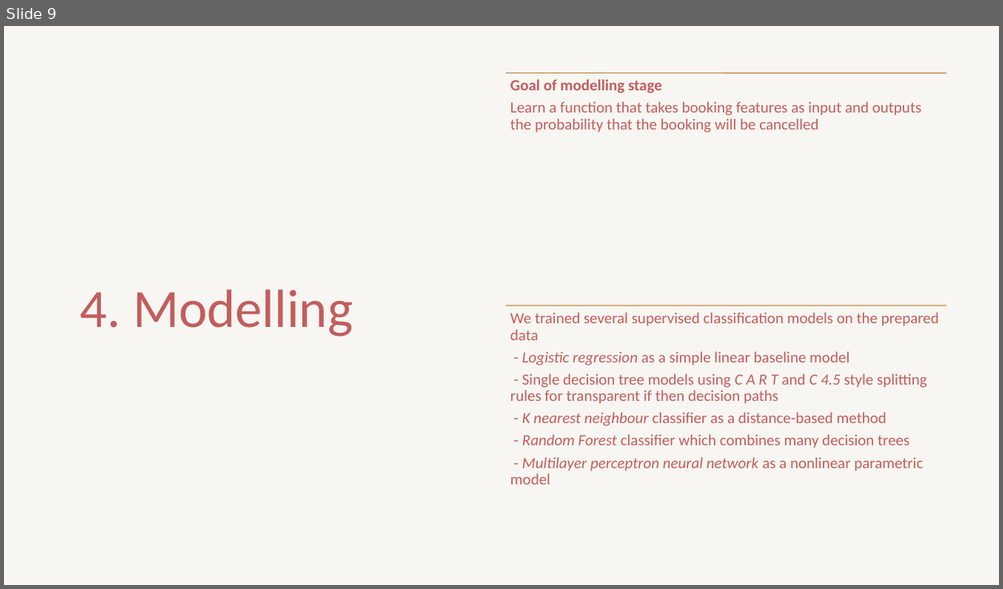
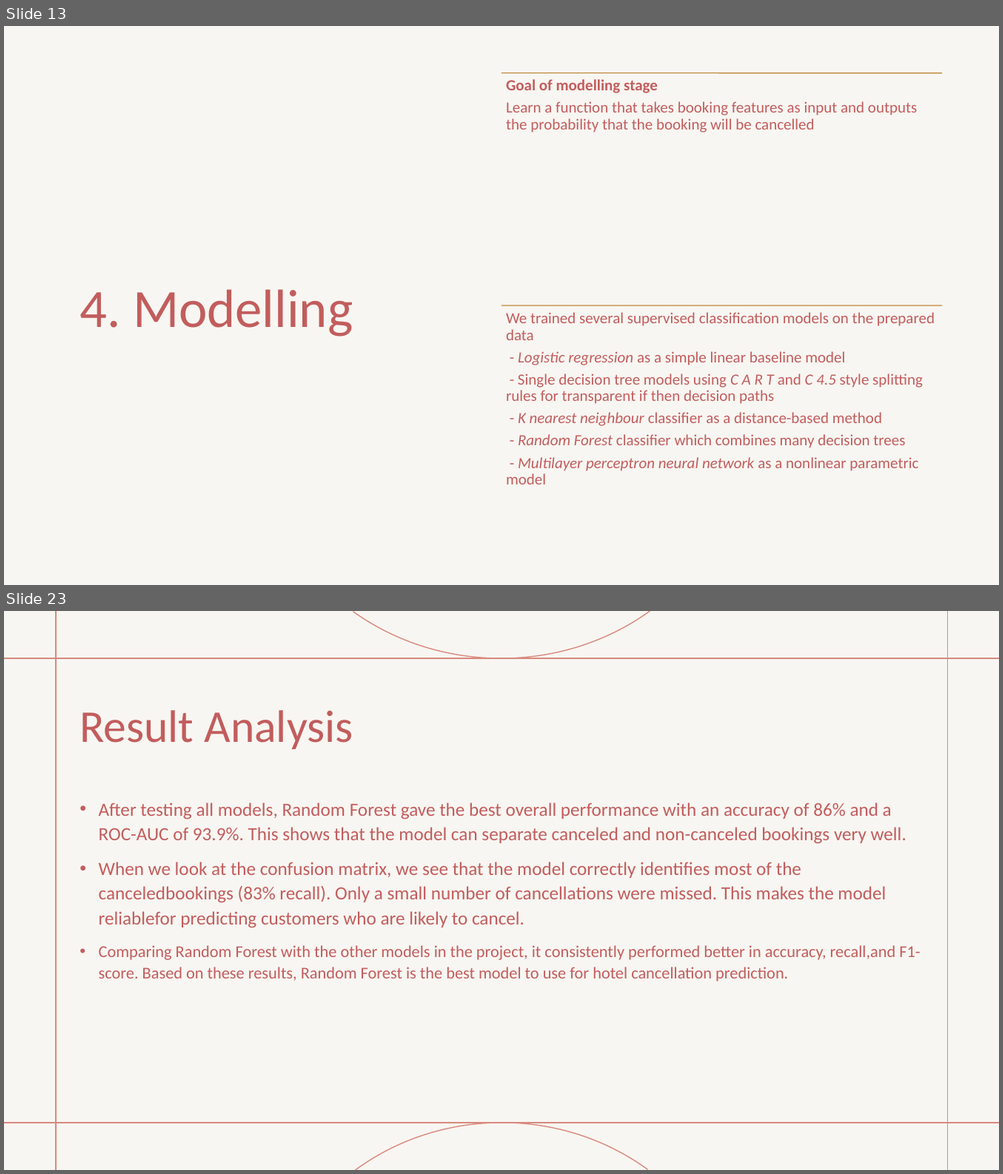
Before and after one commit to akvanaparthy/DAML-Project-Group-3, a slide deck: DAML Group 3 Final.pptx. Shown one above the other, each under a label of ours: slide 9 before the commit, slides 13 and 23 after it; the slides between them are not shown. The pictures are 1003x589 and 1003x1174 pixels, drawn with LibreOffice and Linux fonts; fonts in the diff are those of the drawing. Boxes give left, top, right and bottom in pixels: in the first picture for what was removed or moved away, otherwise in the second. Text is boxed around its words. In the diff, an @@ line names an element or a change of style, - is before the commit and + after.

```diff
--- a/DAML Group 3 Final.pptx
+++ b/DAML Group 3 Final.pptx
@@ slide 23 added at (4,611,999,1170), background #FFFFFF; not listed: 6 template elements that a slide beside it also shows @@
@@ rectangle added at (4,611,999,1170), fill #F8F6F2 @@
@@ title added at (79,710,353,749), 44 pt, text #C25D5D @@
+Result Analysis
@@ text added at (99,803,919,982), 18 pt, text #C25D5D @@
+• After testing all models, Random Forest gave the best overall performance with an accuracy of 86% and a ROC-AUC of 93.9%. This shows that the model can separate canceled and non-canceled bookings very well.
+• When we look at the confusion matrix, we see that the model correctly identifies most of the canceledbookings (83% recall). Only a small number of cancellations were missed. This makes the model reliablefor predicting customers who are likely to cancel.
+• Comparing Random Forest with the other models in the project, it consistently performed better in accuracy, recall,and F1-score. Based on these results, Random Forest is the best model to use for hotel cancellation prediction.
@@ what was slide 9 is now slide 13 @@
@@ slide 13 changed as well @@
@@ 2 texts, 2 lines: place and size @@
-2 texts, 2 lines at (506,73,946,485)
+2 texts, 2 lines at (501,73,942,485)
```
Also in this commit, not shown: 8 other slides changed, 11 other slides added, 2 slides removed, 4 other files.
